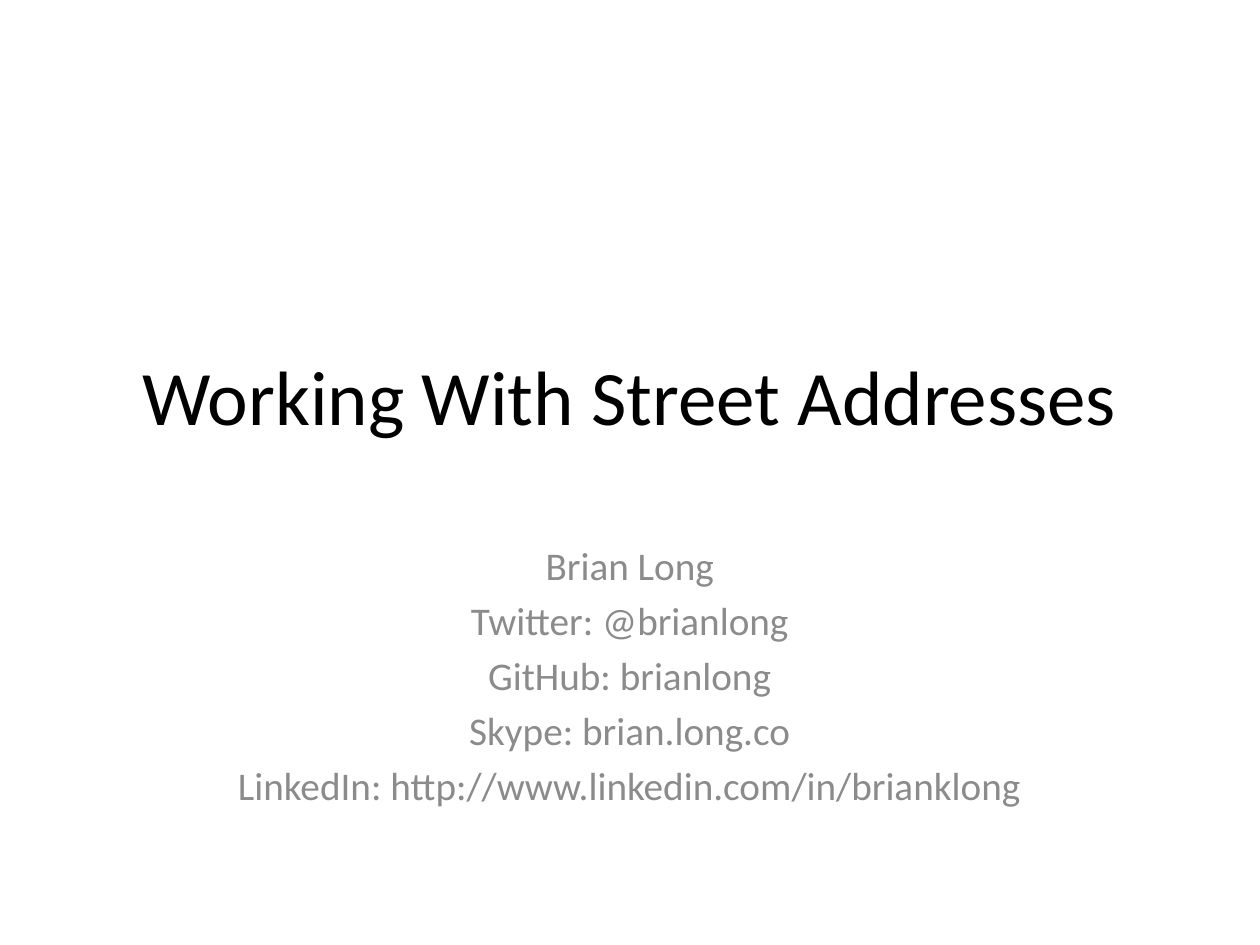
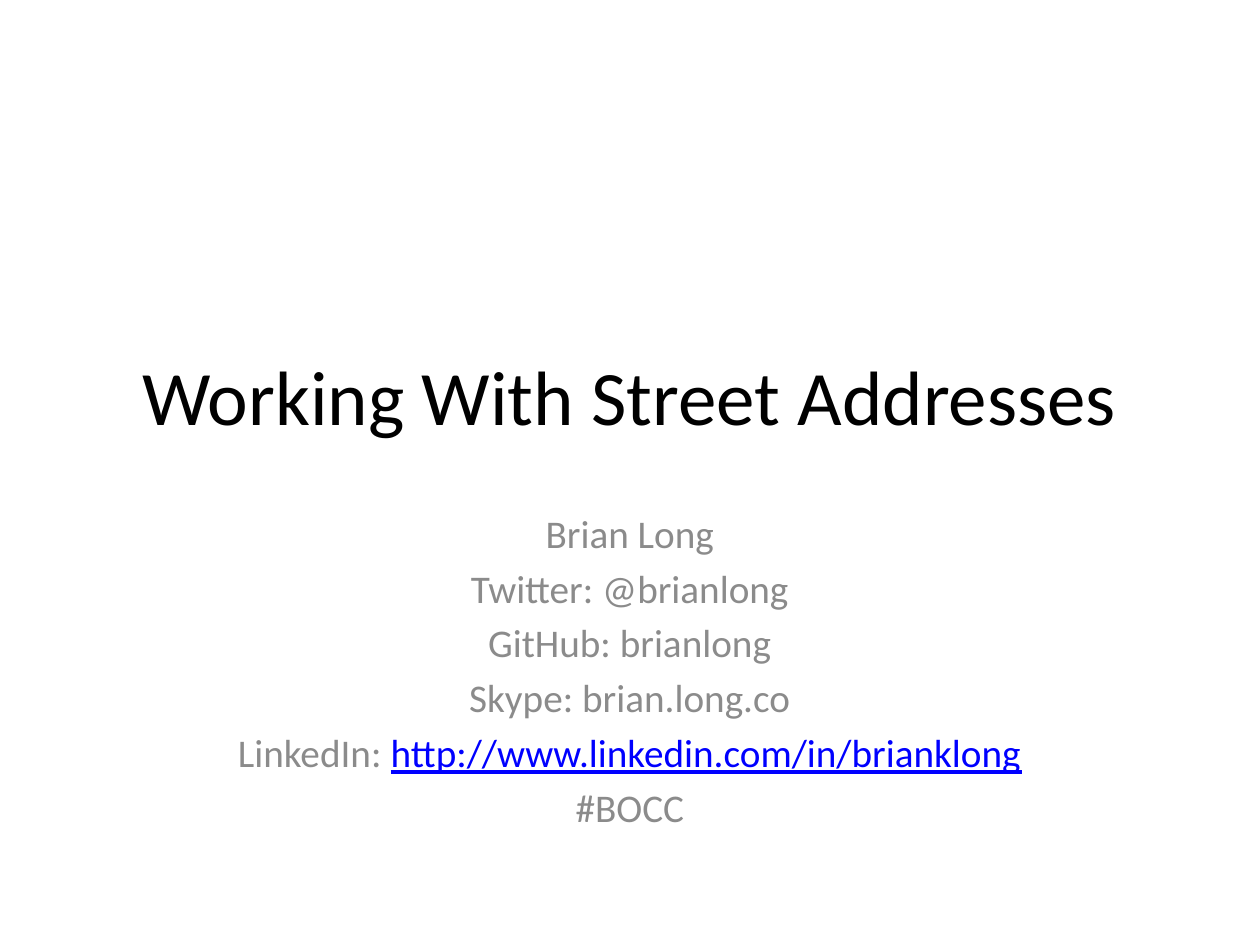
Before and after one commit to brianlong/street_address, a slide deck: slide 1 of presentations/street_addresses.pptx. Drawn at 1260x945 pixels with LibreOffice and Linux fonts; fonts in the diff are those of the drawing. Boxes give left, top, right and bottom in pixels: in the first picture for what was removed or moved away, otherwise in the second. Text is boxed around its words. In the diff, an @@ line names an element or a change of style, - is before the commit and + after.

```diff
--- a/presentations/street_addresses.pptx
+++ b/presentations/street_addresses.pptx
@@ subtitle "Brian Long": place and size @@
-subtitle "Brian Long" at (238, 553, 1020, 807)
+subtitle "Brian Long" at (238, 521, 1021, 822)
@@ subtitle at (238, 739, 1021, 774): text colour #8C8C8C to #0000FF, underline on in "http://www.linkedin.com/in/brianklong" @@
@@ subtitle at (576, 795, 685, 822): paragraph added @@
+#BOCC
```
Also in this commit, not shown: 4 other slides changed.
